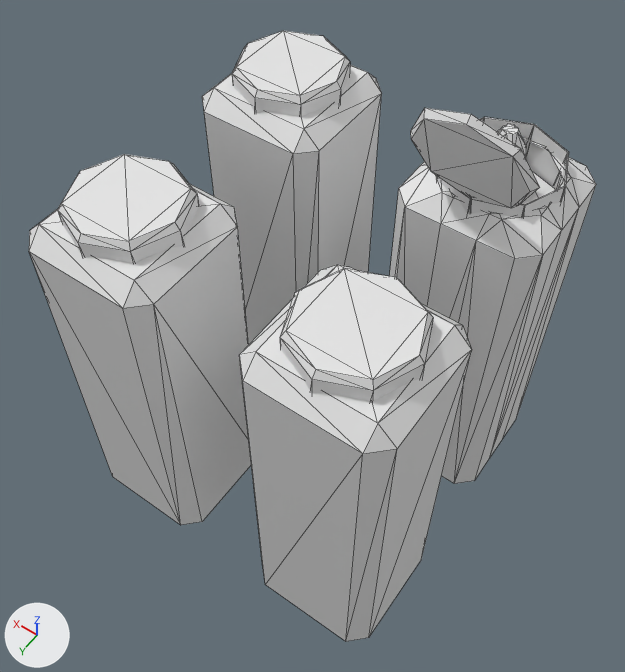
An edit to the COLLADA model art/meshes/structural/common_mars/silos_02.dae, drawn before and after from the same camera.
Before and after are seen from a 50 mm camera at (-27.9, 40.0, 49.3) aimed at (-1.0, 2.3, -10.0). Arrows for +X, +Y and +Z are at lower left; the lights stay in place. The first picture is the older version. Mesh edges are drawn as thin lines. Materials are left out; every surface is plain grey.

The first picture shows 'silos'.
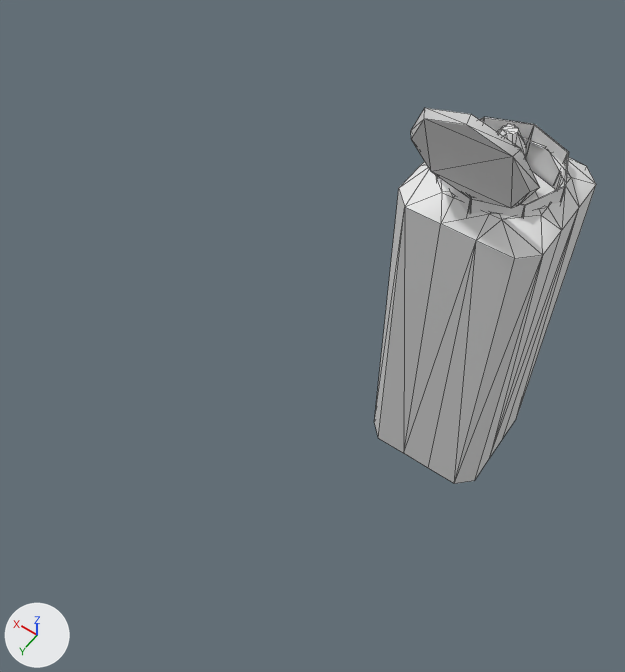
The newer file is also turned or shifted as a whole; pictures and numbers use the older file's frame.

What differs and where, as boxes (x1, y1, x2, y2) in the pictures (625 x 672 px):
'silos', reshaped (61% narrower, 38% shorter)
    before: (29, 31, 596, 641)
    after: (374, 108, 596, 484)
part 1 of me_cylinder_001, deleted
    before: (29, 31, 471, 641)

Diff of the bpy script that builds the scene:
```diff
--- a/art/meshes/structural/common_mars/silos_02.dae.py
+++ b/art/meshes/structural/common_mars/silos_02.dae.py
@@ me_cylinder_001 @@
 # used by ob_silos; location = (0.0, 0.0, 0.0)
-me_cylinder_001.from_pydata(...)  # 284 vertices, 452 faces; spans x -16.2..16.2, y -16.2..16.2, z -30.9..14.8
+me_cylinder_001.from_pydata(...)  # 152 vertices, 248 faces; spans x -16.2..-3.8, y -16.2..-1.9, z -30.9..14.8
+# me_cylinder_001 part 1: 6 loose pieces with 132 vertices, spanning x -16.2..16.2, y -16.2..16.2, z -30.9..6.3, are deleted
```
